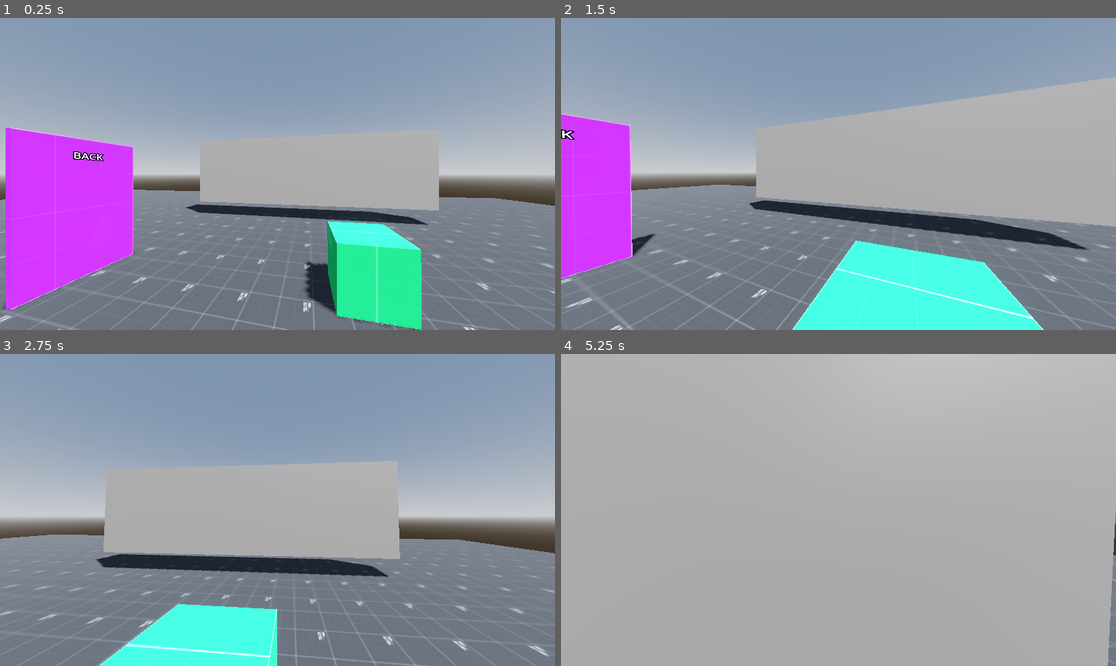
Above: before the commit, frames 1-4 (two rows, left to right).
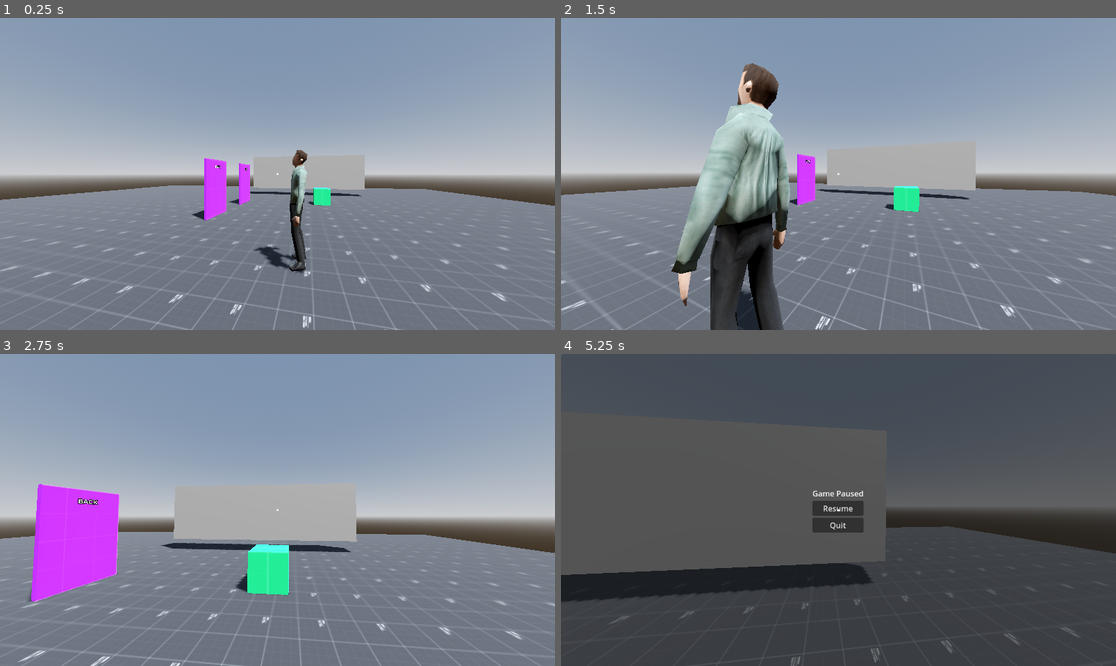
Above: after the commit, the same moments.

Repository: dungsithach5/Graduation-project-game-indie
Game: Godot game, scene res://levels/sandbox.tscn
Two runs of this game, one before a commit and one after it. Both use one fixed random seed, a clock stepped at 60 frames per second and the inputs below. This scene is started directly instead of the project's main scene.
Inputs (mouse positions are in pixels of both pictures, inside the frame that each line leads up to):
- Up to frame 1 (0.25 s): no input
- Up to frame 2 (1.5 s): move the mouse to (866, 174) at 0.52 s; hold E (pickup) 0.53-1.28 s; hold W (forward) from 0.53 s (still down); move the mouse to (810, 174) at 1.27 s; tap Ctrl (crouch) at 1.35 s
- Up to frame 3 (2.75 s): keep holding W (forward); tap E (pickup) at 1.55 s; move the mouse to (288, 503) at 2.02 s; hold E (pickup) from 2.03 s (still down)
- Up to frame 4 (5.25 s): move the mouse to (832, 516) at 2.77 s; release E (pickup) at 2.78 s; right-click (832, 516) at 2.85 s; tap E (pickup) at 3.05, 3.8, 4.35 s; move the mouse to (877, 513) at 3.52 s; hold Shift (sprint) 3.53-4.28 s; tap Escape (esc) at 4.15 s; move the mouse to (672, 463) at 4.27 s; release W (forward) at 4.28 s; hold A (left) 4.28-5 s; click "Resume" at 5 s

The runs differ from the first frame. In frame 1, 24% of the frame differs, in the area x 0-100%, y 35-100%; in frame 2, 38%; in frame 3, 19%; in frame 4, 100%, in the area x 0-100%, y 0-100%.
Error after the commit: Compile Error: Failed to compile depended scripts. (res://interaction/interaction_component.gd:0)

Commit message:
Interaction NPC & Add new Crosshair & Dialogic cho scripts

Diff:
--- /dev/null
+++ b/NPCS/sketchfab_scene.gd
@@ -0,0 +1,10 @@
+extends Node3D
+
+# Called when the node enters the scene tree for the first time.
+func _ready() -> void:
+	pass # Replace with function body.
+
+
+# Called every frame. 'delta' is the elapsed time since the previous frame.
+func _process(delta: float) -> void:
+	pass
--- a/NPCS/sketchfab_scene.tscn
+++ b/NPCS/sketchfab_scene.tscn
@@ -1,8 +1,14 @@
-[gd_scene load_steps=2 format=3 uid="uid://oxy2i3qk8vhc"]
+[gd_scene load_steps=5 format=3 uid="uid://oxy2i3qk8vhc"]
 
 [ext_resource type="PackedScene" uid="uid://cuc25o7cw8f8o" path="res://NPCS/character_male_greenjacket_rigged.glb" id="1_r57si"]
+[ext_resource type="Script" uid="uid://bhsqic57fwlwd" path="res://NPCS/sketchfab_scene.gd" id="2_gtk6r"]
+[ext_resource type="PackedScene" uid="uid://dujs1mw3g2s5q" path="res://interaction/interaction_component.tscn" id="3_rbp7e"]
+
+[sub_resource type="BoxShape3D" id="BoxShape3D_gtk6r"]
+size = Vector3(1, 3.868988, 1)
 
 [node name="Sketchfab_Scene" instance=ExtResource("1_r57si")]
+script = ExtResource("2_gtk6r")
 
 [node name="Skeleton3D" parent="Sketchfab_model/f09a712ca05e4255af743803652e579a_fbx/Object_2/RootNode/Object_4" index="0"]
 bones/1/position = Vector3(0.07711692, 101.66946, 0.09577966)
@@ -29,3 +35,12 @@
 
 [node name="AnimationPlayer" parent="." index="1"]
 autoplay = "mixamo_com"
+
+[node name="StaticBody3D" type="StaticBody3D" parent="." index="2"]
+
+[node name="CollisionShape3D" type="CollisionShape3D" parent="StaticBody3D" index="0"]
+transform = Transform3D(1, 0, 0, 0, 1, 0, 0, 0, 1, 0, 1.9211183, 0)
+shape = SubResource("BoxShape3D_gtk6r")
+
+[node name="InteractionComponent" parent="StaticBody3D" index="1" instance=ExtResource("3_rbp7e")]
+interaction_type = 4
--- /dev/null
+++ b/crosshair.tscn
@@ -0,0 +1,35 @@
+[gd_scene load_steps=2 format=3 uid="uid://q7dq13004gmq"]
+
+[ext_resource type="Texture2D" uid="uid://co0qxb1umxb5e" path="res://crosshair001.png" id="1_rtxwy"]
+
+[node name="Crosshair" type="CanvasLayer"]
+
+[node name="crosshair" type="Control" parent="."]
+layout_mode = 3
+anchors_preset = 8
+anchor_left = 0.5
+anchor_top = 0.5
+anchor_right = 0.5
+anchor_bottom = 0.5
+offset_left = -20.0
+offset_top = -20.0
+offset_right = 20.0
+offset_bottom = 20.0
+grow_horizontal = 2
+grow_vertical = 2
+
+[node name="cross" type="TextureRect" parent="crosshair"]
+custom_minimum_size = Vector2(64, 64)
+layout_mode = 1
+anchors_preset = 8
+anchor_left = 0.5
+anchor_top = 0.5
+anchor_right = 0.5
+anchor_bottom = 0.5
+offset_left = -32.0
+offset_top = -32.0
+offset_right = 32.0
+offset_bottom = 32.0
+grow_horizontal = 2
+grow_vertical = 2
+texture = ExtResource("1_rtxwy")
--- /dev/null
+++ b/dialogic_stuff/style_panel.tres
@@ -0,0 +1,70 @@
+[gd_resource type="Resource" script_class="DialogicStyle" load_steps=21 format=3 uid="uid://bgthtc8g5fpln"]
+
+[ext_resource type="PackedScene" uid="uid://cqpb3ie51rwl5" path="res://addons/dialogic/Modules/DefaultLayoutParts/Base_Default/default_layout_base.tscn" id="1_c6ysi"]
+[ext_resource type="Script" uid="uid://df6ke2naig3ec" path="res://addons/dialogic/Resources/dialogic_style_layer.gd" id="2_koy1d"]
+[ext_resource type="PackedScene" uid="uid://c1k5m0w3r40xf" path="res://addons/dialogic/Modules/DefaultLayoutParts/Layer_FullBackground/full_background_layer.tscn" id="3_uaiqf"]
+[ext_resource type="PackedScene" uid="uid://cy1y14inwkplb" path="res://addons/dialogic/Modules/DefaultLayoutParts/Layer_VN_Portraits/vn_portrait_layer.tscn" id="4_dqa7l"]
+[ext_resource type="PackedScene" uid="uid://cn674foxwedqu" path="res://addons/dialogic/Modules/DefaultLayoutParts/Layer_Input/full_advance_input_layer.tscn" id="5_pgdvh"]
+[ext_resource type="PackedScene" uid="uid://bquja8jyk8kbr" path="res://addons/dialogic/Modules/DefaultLayoutParts/Layer_VN_Textbox/vn_textbox_layer.tscn" id="6_odmgm"]
+[ext_resource type="PackedScene" uid="uid://dsbwnp5hegnu3" path="res://addons/dialogic/Modules/DefaultLayoutParts/Layer_Glossary/glossary_popup_layer.tscn" id="7_qtxre"]
+[ext_resource type="PackedScene" uid="uid://dhk6j6eb6e3q" path="res://addons/dialogic/Modules/DefaultLayoutParts/Layer_VN_Choices/vn_choice_layer.tscn" id="8_be6a6"]
+[ext_resource type="PackedScene" uid="uid://cvgf4c6gg0tsy" path="res://addons/dialogic/Modules/DefaultLayoutParts/Layer_TextInput/text_input_layer.tscn" id="9_b3uw3"]
+[ext_resource type="PackedScene" uid="uid://lx24i8fl6uo" path="res://addons/dialogic/Modules/DefaultLayoutParts/Layer_History/history_layer.tscn" id="10_ukbdp"]
+[ext_resource type="Script" uid="uid://60ci4hkb0vqy" path="res://addons/dialogic/Resources/dialogic_style.gd" id="11_uquhp"]
+
+[sub_resource type="Resource" id="Resource_igrrt"]
+script = ExtResource("2_koy1d")
+scene = ExtResource("1_c6ysi")
+
+[sub_resource type="Resource" id="Resource_7co33"]
+script = ExtResource("2_koy1d")
+scene = ExtResource("3_uaiqf")
+
+[sub_resource type="Resource" id="Resource_ooksm"]
+script = ExtResource("2_koy1d")
+scene = ExtResource("4_dqa7l")
+
+[sub_resource type="Resource" id="Resource_ihhtr"]
+script = ExtResource("2_koy1d")
+scene = ExtResource("5_pgdvh")
+
+[sub_resource type="Resource" id="Resource_55kjw"]
+script = ExtResource("2_koy1d")
+scene = ExtResource("6_odmgm")
+overrides = {
+"box_size": "Vector2(800, 150)",
+"text_size": "20.0"
+}
+
+[sub_resource type="Resource" id="Resource_a6apr"]
+script = ExtResource("2_koy1d")
+scene = ExtResource("7_qtxre")
+
+[sub_resource type="Resource" id="Resource_k221p"]
+script = ExtResource("2_koy1d")
+scene = ExtResource("8_be6a6")
+
+[sub_resource type="Resource" id="Resource_iou82"]
+script = ExtResource("2_koy1d")
+scene = ExtResource("9_b3uw3")
+
+[sub_resource type="Resource" id="Resource_nj7rh"]
+script = ExtResource("2_koy1d")
+scene = ExtResource("10_ukbdp")
+
+[resource]
+script = ExtResource("11_uquhp")
+name = "Style_panel"
+layer_list = Array[String](["10", "11", "12", "13", "14", "15", "16", "17"])
+layer_info = {
+"": SubResource("Resource_igrrt"),
+"10": SubResource("Resource_7co33"),
+"11": SubResource("Resource_ooksm"),
+"12": SubResource("Resource_ihhtr"),
+"13": SubResource("Resource_55kjw"),
+"14": SubResource("Resource_a6apr"),
+"15": SubResource("Resource_k221p"),
+"16": SubResource("Resource_iou82"),
+"17": SubResource("Resource_nj7rh")
+}
+metadata/_latest_layer = "13"
--- a/interaction/interaction_component.gd
+++ b/interaction/interaction_component.gd
@@ -4,7 +4,8 @@
 	DEFAULT,
 	DOOR,
 	SWITCH,
-	WHEEL
+	WHEEL,
+	NPC
 }
 
 @export var object_ref: Node3D
@@ -41,6 +42,8 @@
 			player_hand = hand
 		InteractionType.DOOR:
 			lock_camera = true
+		InteractionType.NPC:
+			Dialogic.start("timeline")
 
 # run every frame, perform some logic on this object
 func interact() -> void:
--- a/levels/sandbox.gd
+++ b/levels/sandbox.gd
@@ -18,4 +18,4 @@
 	if get_tree().paused:
 		Input.set_mouse_mode(Input.MOUSE_MODE_VISIBLE)
 	else:
-		Input.set_mouse_mode(Input.MOUSE_MODE_CAPTURED)
+		Input.set_mouse_mode(Input.MOUSE_MODE_VISIBLE)
--- a/levels/sandbox.tscn
+++ b/levels/sandbox.tscn
@@ -6,6 +6,7 @@
 [ext_resource type="PackedScene" uid="uid://y4ikeieteq7g" path="res://menu/pause_menu.tscn" id="3_85hcc"]
 [ext_resource type="PackedScene" uid="uid://b7qq714ywsosk" path="res://objects/cube_1_kg.tscn" id="5_0glgv"]
 [ext_resource type="PackedScene" uid="uid://l7y4ljp02b1a" path="res://objects/door.tscn" id="6_gck8l"]
+[ext_resource type="PackedScene" uid="uid://q7dq13004gmq" path="res://crosshair.tscn" id="8_jpsdj"]
 [ext_resource type="PackedScene" uid="uid://oxy2i3qk8vhc" path="res://NPCS/sketchfab_scene.tscn" id="8_tv6ri"]
 
 [sub_resource type="ProceduralSkyMaterial" id="ProceduralSkyMaterial_whpuv"]
@@ -47,7 +48,7 @@
 size = Vector3(1, 3, 10)
 
 [node name="Player" parent="." instance=ExtResource("2_whpuv")]
-transform = Transform3D(0.17737676, 0, 0.98414296, 0, 1, 0, -0.98414296, 0, 0.17737676, 0.5046873, 0.39750075, -0.21473813)
+transform = Transform3D(0.17737676, 0, 0.98414296, 0, 1, 0, -0.98414296, 0, 0.17737676, 8.271659, 0.39750075, -0.21473813)
 
 [node name="CanvasLayer" parent="." instance=ExtResource("3_85hcc")]
 
@@ -62,3 +63,5 @@
 
 [node name="NPC1" parent="." instance=ExtResource("8_tv6ri")]
 transform = Transform3D(0.7, 0, 0, 0, 0.7, 0, 0, 0, 0.7, 5, 0.42390537, 0)
+
+[node name="Crosshair" parent="." instance=ExtResource("8_jpsdj")]
--- a/player/player.gd
+++ b/player/player.gd
@@ -1,4 +1,7 @@
 extends CharacterBody3D
+
+class_name Player
+
 @onready var head: Node3D = $Head
 @onready var eyes: Node3D = $Head/Eyes
 @onready var camera_3d: Camera3D = $Head/Eyes/Camera3D
--- a/project.godot
+++ b/project.godot
@@ -14,6 +14,61 @@
 run/main_scene="uid://550ipykvxg0"
 config/features=PackedStringArray("4.5", "Forward Plus")
 config/icon="res://icon.svg"
+
+[autoload]
+
+Dialogic="*res://addons/dialogic/Core/DialogicGameHandler.gd"
+
+[dialogic]
+
+directories/dch_directory={
+"npc_1": "res://dialogic_stuff/npc_1.dch",
+"player": "res://dialogic_stuff/player.dch"
+}
+directories/dtl_directory={
+"timeline": "res://dialogic_stuff/timeline.dtl"
+}
+glossary/default_case_sensitive=true
+layout/style_list=["res://dialogic_stuff/style_panel.tres"]
+layout/default_style="res://dialogic_stuff/Style_panel.tres"
+variables={}
+extensions_folder="res://addons/dialogic_additions"
+text/letter_speed=0.01
+text/initial_text_reveal_skippable=true
+text/text_reveal_skip_delay=0.1
+text/advance_delay=0.1
+text/autoadvance_per_character_delay=0.1
+text/autoadvance_ignored_characters_enabled=true
+animations/join_default_length=0.5
+animations/join_default_wait=true
+animations/leave_default_length=0.5
+animations/leave_default_wait=true
+animations/cross_fade_default_length=0.5
+choices/autofocus_first=true
+choices/delay=0.2
+choices/reveal_delay=0
+choices/reveal_by_input=false
+save/autosave_delay=60.0
+save/encryption_on_exports_only=true
+text/autopauses={}
+audio/channel_defaults={
+"": {
+"audio_bus": "",
+"fade_length": 0.0,
+"loop": false,
+"volume": 0.0
+},
+"music": {
+"audio_bus": "",
+"fade_length": 0.0,
+"loop": true,
+"volume": 0.0
+}
+}
+
+[editor_plugins]
+
+enabled=PackedStringArray("res://addons/dialogic/plugin.cfg")
 
 [input]
 
@@ -67,3 +122,12 @@
 "events": [Object(InputEventKey,"resource_local_to_scene":false,"resource_name":"","device":-1,"window_id":0,"alt_press …(191 unchanged characters)…
 ]
 }
+dialogic_default_action={
+"deadzone": 0.5,
+"events": [Object(InputEventKey,"resource_local_to_scene":false,"resource_name":"","device":0,"window_id":0,"alt_pressed":false,"shift_pressed":false,"ctrl_pressed":false,"meta_pressed":false,"pressed":false,"keycode":4194309,"physical_keycode":0,"key_label":0,"unicode":0,"location":0,"echo":false,"script":null)
+, Object(InputEventMouseButton,"resource_local_to_scene":false,"resource_name":"","device":-1,"window_id":0,"alt_pressed":false,"shift_pressed":false,"ctrl_pressed":false,"meta_pressed":false,"button_mask":0,"position":Vector2(0, 0),"global_position":Vector2(0, 0),"factor":1.0,"button_index":1,"canceled":false,"pressed":true,"double_click":false,"script":null)
+, Object(InputEventKey,"resource_local_to_scene":false,"resource_name":"","device":0,"window_id":0,"alt_pressed":false,"shift_pressed":false,"ctrl_pressed":false,"meta_pressed":false,"pressed":false,"keycode":32,"physical_keycode":0,"key_label":0,"unicode":0,"location":0,"echo":false,"script":null)
+, Object(InputEventKey,"resource_local_to_scene":false,"resource_name":"","device":0,"window_id":0,"alt_pressed":false,"shift_pressed":false,"ctrl_pressed":false,"meta_pressed":false,"pressed":false,"keycode":88,"physical_keycode":0,"key_label":0,"unicode":0,"location":0,"echo":false,"script":null)
+, Object(InputEventJoypadButton,"resource_local_to_scene":false,"resource_name":"","device":0,"button_index":0,"pressure":0.0,"pressed":false,"script":null)
+]
+}
Not shown, added: NPCS/sketchfab_scene.gd.uid
Binary file added: crosshair001.png
Not shown, added: crosshair001.png.import
Not shown, added: dialogic_stuff/npc_1.dch
Not shown, added: dialogic_stuff/npc_1.dch.uid
Not shown, added: dialogic_stuff/player.dch
Not shown, added: dialogic_stuff/player.dch.uid
Not shown, added: dialogic_stuff/timeline.dtl
Not shown, added: dialogic_stuff/timeline.dtl.uid
Not shown: 1 places in levels/sandbox.tscn that only renumber resources
Not shown, changed: .gitignore
